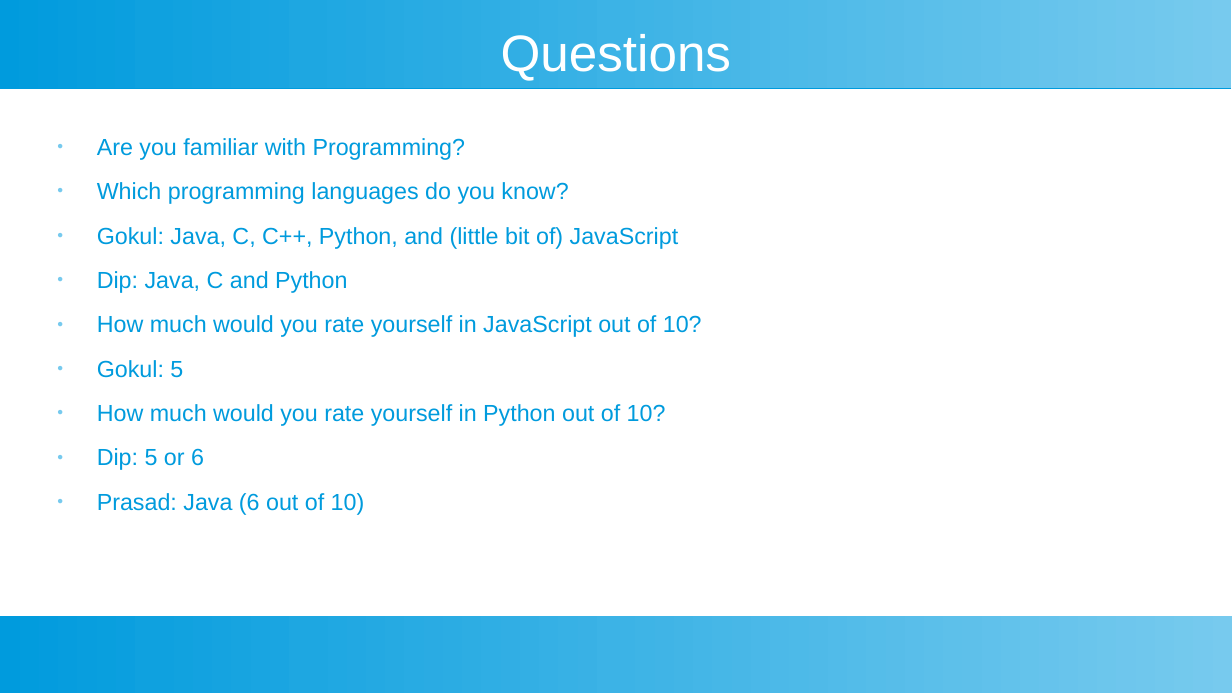
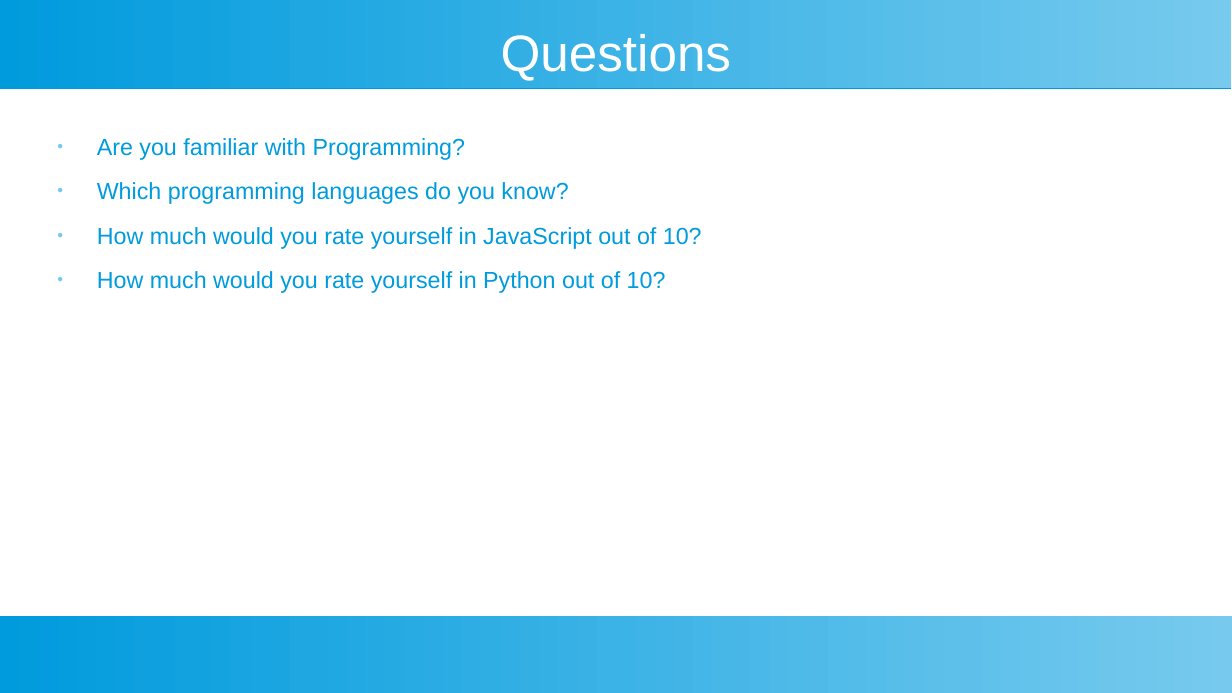
Before and after one commit to ashishjain1547/public_lessons_in_javascript, a slide deck: slide 2 of 1_JavaScript Intro/JavaScript's First Lesson.odp. Drawn at 1232x693 pixels with LibreOffice and Linux fonts; fonts in the diff are those of the drawing. Boxes give left, top, right and bottom in pixels: in the first picture for what was removed or moved away, otherwise in the second. Text is boxed around its words. In the diff, an @@ line names an element or a change of style, - is before the commit and + after.

```diff
--- a/1_JavaScript Intro/JavaScript's First Lesson.odp
+++ b/1_JavaScript Intro/JavaScript's First Lesson.odp
@@ text at (x1=97, y1=227, x2=679, y2=293): paragraphs removed @@
-● Gokul: Java, C, C++, Python, and (little bit of) JavaScript
-● Dip: Java, C and Python
@@ text at (x1=97, y1=360, x2=183, y2=378): paragraph removed @@
-● Gokul: 5
@@ text at (x1=97, y1=448, x2=365, y2=515): paragraphs removed @@
-● Dip: 5 or 6
-● Prasad: Java (6 out of 10)
```
Also in this commit, not shown: 5 slides added, 2 slides removed, 18 other files.
